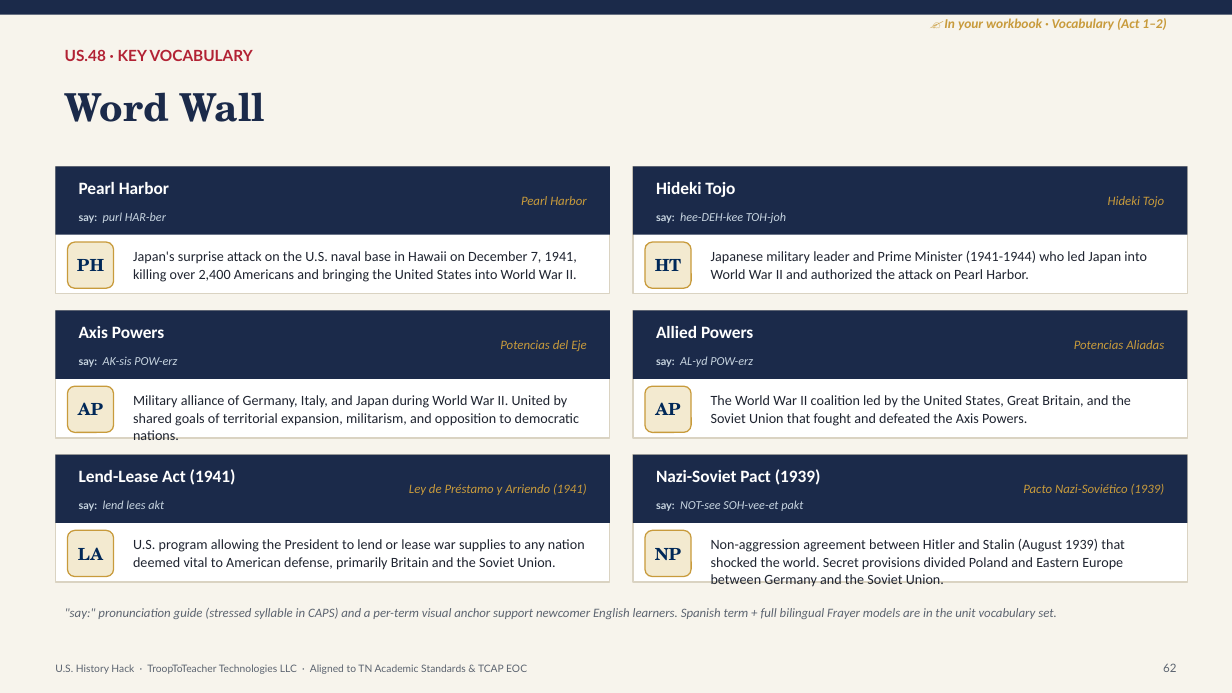
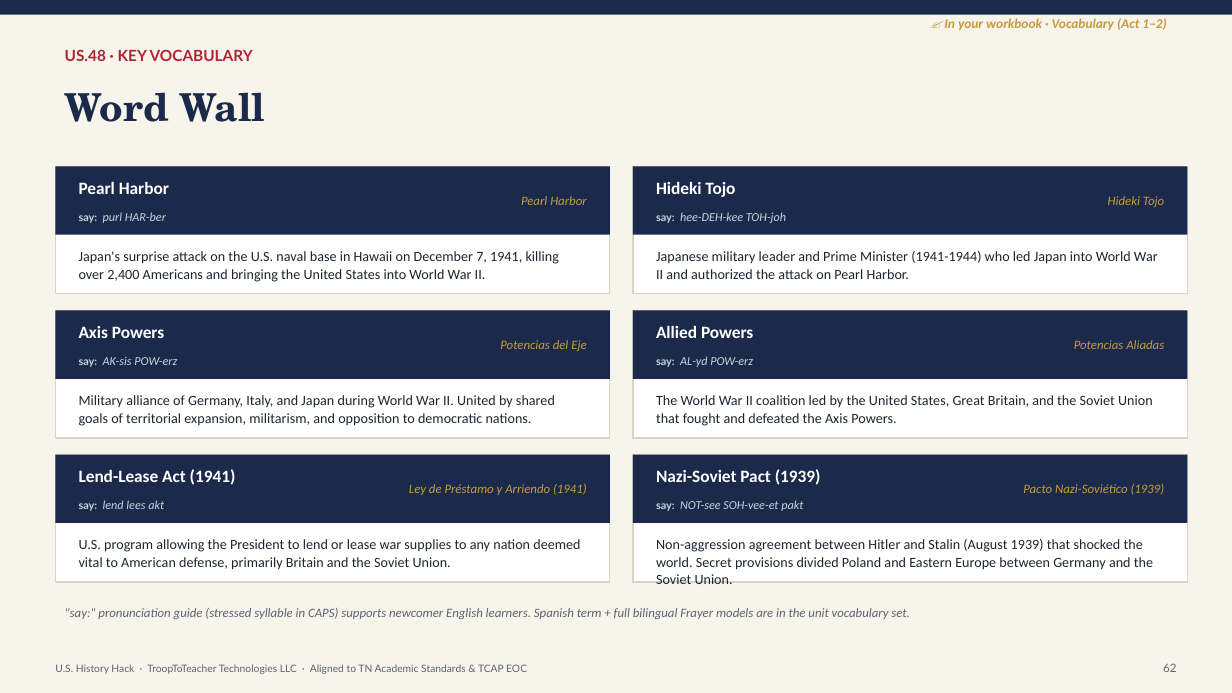
Before and after one commit to Trooptoteacher/trooptoteacher-history, a slide deck: slide 63 of 00_START_HERE/UNIT6_DECKS_BUILD/Unit6_Teacher_Deck_CourseStandard.pptx. Drawn at 1232x693 pixels with LibreOffice and Linux fonts; fonts in the diff are those of the drawing. Boxes give left, top, right and bottom in pixels: in the first picture for what was removed or moved away, otherwise in the second. Text is boxed around its words. In the diff, an @@ line names an element or a change of style, - is before the commit and + after.

```diff
--- a/00_START_HERE/UNIT6_DECKS_BUILD/Unit6_Teacher_Deck_CourseStandard.pptx
+++ b/00_START_HERE/UNIT6_DECKS_BUILD/Unit6_Teacher_Deck_CourseStandard.pptx
@@ rounded rectangle removed at (x1=67, y1=242, x2=114, y2=288) @@
@@ text "Japan's surprise attack on the ..." rewrapped from (x1=133, y1=251, x2=577, y2=282) to (x1=79, y1=251, x2=559, y2=282) @@
@@ text removed at (x1=77, y1=259, x2=104, y2=271) @@
-PH
@@ rounded rectangle removed at (x1=645, y1=242, x2=691, y2=288) @@
@@ text "Japanese military leader and Prime ..." rewrapped from (x1=711, y1=251, x2=1147, y2=279) to (x1=656, y1=251, x2=1158, y2=279) @@
@@ text removed at (x1=655, y1=259, x2=682, y2=271) @@
-HT
@@ rounded rectangle removed at (x1=67, y1=386, x2=114, y2=433) @@
@@ text "Military alliance of Germany, Italy, ..." rewrapped from (x1=133, y1=395, x2=579, y2=440) to (x1=79, y1=395, x2=555, y2=426) @@
@@ rounded rectangle removed at (x1=645, y1=386, x2=691, y2=433) @@
@@ text "The World War II coalition ..." rewrapped from (x1=711, y1=395, x2=1131, y2=426) to (x1=656, y1=395, x2=1153, y2=426) @@
@@ text removed at (x1=78, y1=402, x2=103, y2=415) @@
-AP
@@ text removed at (x1=655, y1=402, x2=680, y2=415) @@
-AP
@@ rounded rectangle removed at (x1=67, y1=531, x2=114, y2=577) @@
@@ text "U.S. program allowing the President ..." rewrapped from (x1=133, y1=539, x2=585, y2=570) to (x1=79, y1=539, x2=580, y2=570) @@
@@ rounded rectangle removed at (x1=645, y1=531, x2=691, y2=577) @@
@@ text "Non-aggression agreement between Hitler and ..." rewrapped from (x1=711, y1=539, x2=1125, y2=584) to (x1=656, y1=539, x2=1153, y2=584) @@
@@ text removed at (x1=78, y1=547, x2=103, y2=560) @@
-LA
@@ text removed at (x1=655, y1=548, x2=682, y2=560) @@
-NP
@@ text at (x1=65, y1=608, x2=910, y2=619): text changed @@
-"say:" pronunciation guide (stressed syllable in CAPS) and a per-term visual anchor support newcomer English learners. Spanish term + full bilingual Frayer models are in the unit vocabulary set.
+"say:" pronunciation guide (stressed syllable in CAPS) supports newcomer English learners. Spanish term + full bilingual Frayer models are in the unit vocabulary set.
```
Also in this commit, not shown: 13 other slides changed, 1 other file.
